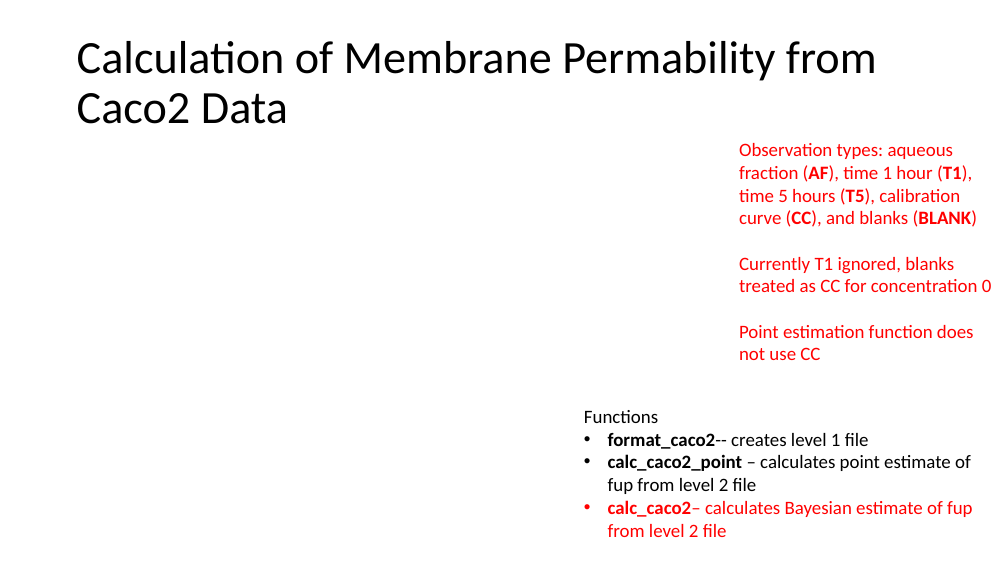
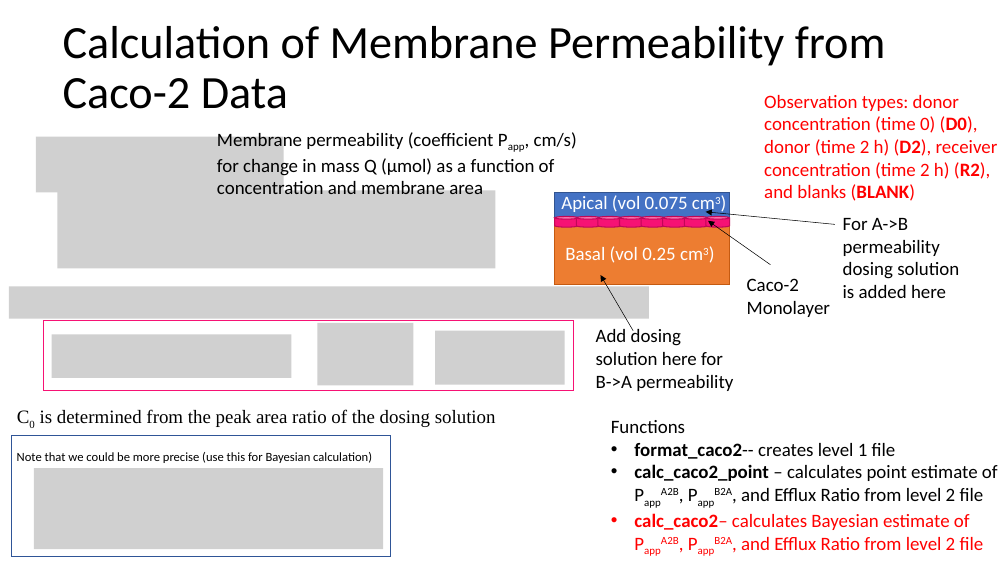
Before and after one commit to USEPA/invitroTKstats, a slide deck: slide 6 of working/invitroTKstats.pptx (slide 7 before the commit). Drawn at 1008x567 pixels with LibreOffice and Linux fonts; fonts in the diff are those of the drawing; grey boxes stand for pictures. Boxes give left, top, right and bottom in pixels: in the first picture for what was removed or moved away, otherwise in the second. Text is boxed around its words. In the diff, an @@ line names an element or a change of style, - is before the commit and + after.

Commit message:
Added Caco2 estimation

```diff
--- a/working/invitroTKstats.pptx
+++ b/working/invitroTKstats.pptx
@@ text at <box>63,26,886,109</box>: text changed @@
-Calculation of Membrane Permability from Caco2 Data
+Calculation of Membrane Permeability from Caco-2 Data
@@ text at <box>764,95,998,201</box>: text changed @@
-Observation types: aqueous fraction (AF), time 1 hour (T1), time 5 hours (T5), calibration curve (CC), and blanks (BLANK)
-Currently T1 ignored, blanks treated as CC for concentration 0
-Point estimation function does not use CC
+Observation types: donor concentration (time 0) (D0), donor (time 2 h) (D2), receiver concentration (time 2 h) (R2), and blanks (BLANK)
@@ picture added at <box>36,137,284,193</box> @@
@@ text added at <box>217,130,577,194</box>, 18 pt, text #000000 @@
+Membrane permeability (coefficient Papp, cm/s) for change in mass Q (µmol) as a function of concentration and membrane area
@@ picture added at <box>57,191,495,268</box> @@
@@ group added at <box>555,193,730,285</box>: 8 cylinders, 2 rectangles, 1 text @@
+Basal (vol 0.25 cm3)
+Apical (vol 0.075 cm3)
@@ arrow added from (835, 225) to (706, 212), #000000 0.5 pt @@
@@ arrow added from (771, 265) to (709, 221), #000000 0.5 pt @@
@@ text added at <box>843,218,959,298</box>, 18 pt, text #000000 @@
+For A->B permeability dosing solution is added here
@@ picture added at <box>9,287,649,319</box> @@
@@ arrow added from (634, 330) to (600, 275), #000000 0.5 pt @@
@@ text added at <box>747,278,830,317</box>, 18 pt, text #000000 @@
+Caco-2 Monolayer
@@ rectangle added at <box>44,321,573,391</box>, outline #F61274 1 pt @@
@@ picture added at <box>318,323,414,386</box> @@
@@ text added at <box>596,327,733,391</box>, 18 pt, text #000000 @@
+Add dosing solution here for B->A permeability
@@ picture added at <box>51,334,291,378</box> @@
@@ picture added at <box>436,330,565,384</box> @@
@@ text added at <box>40,409,496,427</box>, 18 pt, text #000000 @@
+C0 is determined from the peak area ratio of the dosing solution
@@ text "Functions": place and size @@
-text "Functions" at <box>584,410,973,537</box>
+text "Functions" at <box>611,420,998,550</box>
@@ rectangle added at <box>11,436,391,557</box>, outline #2F5597 1 pt @@
@@ text added at <box>17,452,372,463</box>, 12 pt, text #000000 @@
+Note that we could be more precise (use this for Bayesian calculation)
@@ picture added at <box>34,468,383,549</box> @@
@@ text at <box>634,464,998,550</box>: text changed @@
-• calc_caco2_point – calculates point estimate of fup from level 2 file
-• calc_caco2– calculates Bayesian estimate of fup from level 2 file
+• calc_caco2_point – calculates point estimate of PappA2B, PappB2A, and Efflux Ratio from level 2 file
+• calc_caco2– calculates Bayesian estimate of PappA2B, PappB2A, and Efflux Ratio from level 2 file
```
Also in this commit, not shown: 21 other files.
